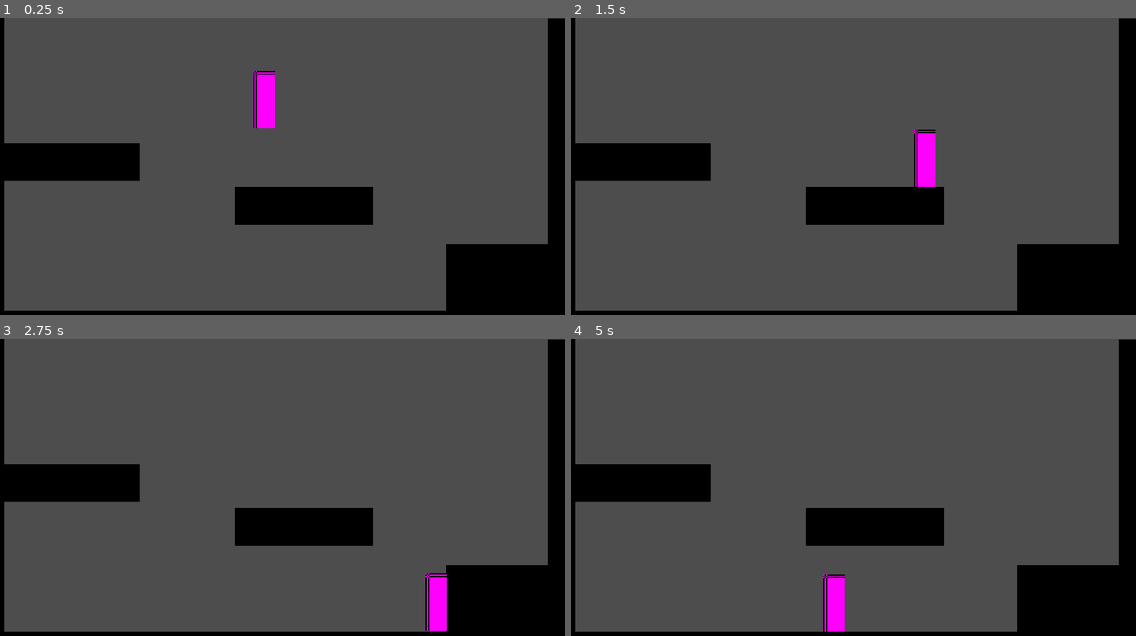
Above: before the commit, frames 1-4 (two rows, left to right).
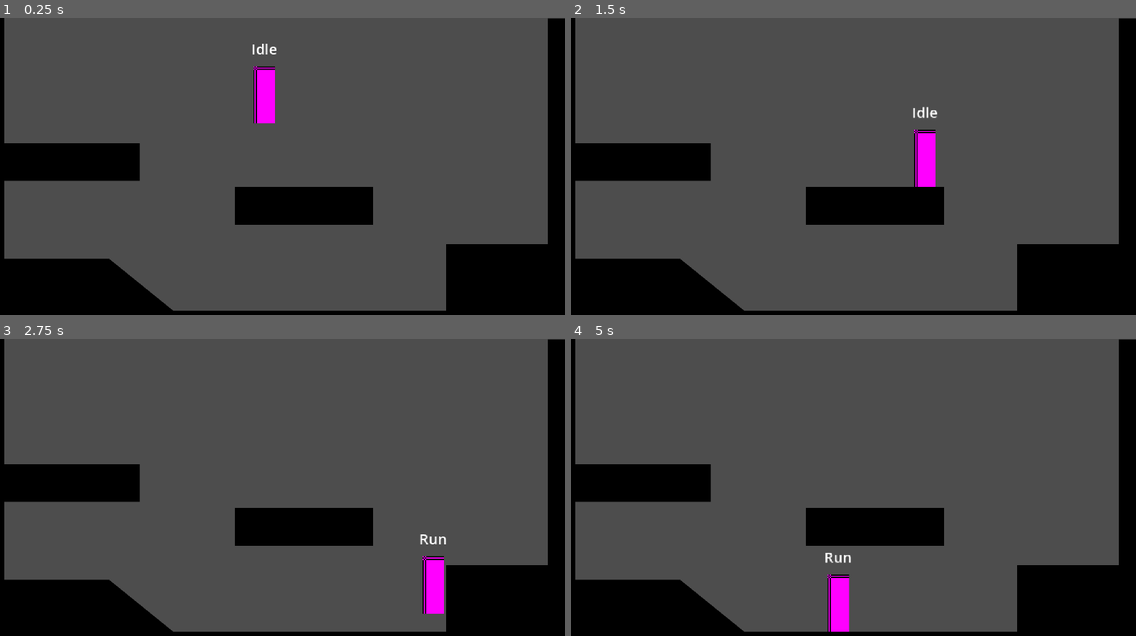
Above: after the commit, the same moments.

Repository: Wittyusername34/metroidvania-forge
Game: Godot game, scene res://Playground.tscn
Same seed, same stepped clock (60 frames per second), same inputs: the game is played once before the commit and once after it.
Inputs:
- Up to frame 1 (0.25 s): no input
- Up to frame 2 (1.5 s): hold D (right) 0.53-1.28 s; hold S (down) from 1.28 s (still down)
- Up to frame 3 (2.75 s): tap Enter at 2 s; release S (down) at 2.03 s; hold D (right) from 2.03 s (still down)
- Up to frame 4 (5 s): release D (right) at 2.78 s; hold W (up) 2.78-3.53 s; tap Space at 3.5 s; hold A (left) from 3.53 s (still down)

The runs differ from the first frame. In frame 1, 4.5% of the frame differs, in the area x 0-49%, y 8-99%; in frame 2, 4.3%; in frame 3, 5.0%, in the area x 0-80%, y 65-99%; in frame 4, 4.8%.

Commit message:
Progress :CH 01 EP 03 & 04
Progress made on the project following episodes 3 & 4 of the Metroid Vania Forge tutorial.

(Yes I'm aware that the episodes started at 00, I've already committed to this format and can't change it now.)

Diff:
--- a/Playground.tscn
+++ b/Playground.tscn
@@ -55,6 +55,16 @@
 [node name="CollisionShape2D" type="CollisionShape2D" parent="Sprite2D4/StaticBody2D"]
 shape = SubResource("RectangleShape2D_d17em")
 
+[node name="Sprite2D7" type="Sprite2D" parent="."]
+position = Vector2(51.874996, 232.00002)
+scale = Vector2(2.8671873, 1.8593746)
+texture = SubResource("GradientTexture2D_80c3a")
+
+[node name="StaticBody2D" type="StaticBody2D" parent="Sprite2D7"]
+
+[node name="CollisionShape2D" type="CollisionShape2D" parent="Sprite2D7/StaticBody2D"]
+shape = SubResource("RectangleShape2D_d17em")
+
 [node name="Sprite2D5" type="Sprite2D" parent="."]
 position = Vector2(261.125, 157.875)
 scale = Vector2(3.6171873, 0.9921873)
@@ -63,6 +73,17 @@
 [node name="StaticBody2D" type="StaticBody2D" parent="Sprite2D5"]
 
 [node name="CollisionShape2D" type="CollisionShape2D" parent="Sprite2D5/StaticBody2D"]
+shape = SubResource("RectangleShape2D_d17em")
+
+[node name="Sprite2D8" type="Sprite2D" parent="."]
+position = Vector2(115.92121, 242.93607)
+rotation = 0.68179107
+scale = Vector2(2.4733849, 1.2668363)
+texture = SubResource("GradientTexture2D_80c3a")
+
+[node name="StaticBody2D" type="StaticBody2D" parent="Sprite2D8"]
+
+[node name="CollisionShape2D" type="CollisionShape2D" parent="Sprite2D8/StaticBody2D"]
 shape = SubResource("RectangleShape2D_d17em")
 
 [node name="Sprite2D6" type="Sprite2D" parent="."]
--- a/player/player.tscn
+++ b/player/player.tscn
@@ -1,6 +1,8 @@
-[gd_scene load_steps=4 format=3 uid="uid://cfa3xni5hj64u"]
+[gd_scene load_steps=6 format=3 uid="uid://cfa3xni5hj64u"]
 
 [ext_resource type="Script" uid="uid://dtbosehmi0bt2" path="res://player/scripts/player.gd" id="1_oul6g"]
+[ext_resource type="Script" uid="uid://55xw6dqq6fdy" path="res://player/states/idle.gd" id="2_g1dw6"]
+[ext_resource type="Script" uid="uid://bf7jfqcnd41dc" path="res://player/states/run.gd" id="3_g1dw6"]
 
 [sub_resource type="PlaceholderTexture2D" id="PlaceholderTexture2D_kqu6x"]
 size = Vector2(18, 48)
@@ -11,6 +13,16 @@
 [node name="Player" type="CharacterBody2D"]
 script = ExtResource("1_oul6g")
 
+[node name="States" type="Node" parent="."]
+
+[node name="Idle" type="Node" parent="States"]
+unique_name_in_owner = true
+script = ExtResource("2_g1dw6")
+
+[node name="Run" type="Node" parent="States"]
+unique_name_in_owner = true
+script = ExtResource("3_g1dw6")
+
 [node name="Sprite2D" type="Sprite2D" parent="."]
 position = Vector2(0, -24)
 texture = SubResource("PlaceholderTexture2D_kqu6x")
@@ -19,3 +31,12 @@
 position = Vector2(0, -23)
 shape = SubResource("RectangleShape2D_oul6g")
 debug_color = Color(0, 0.6, 0.69803923, 0.24313726)
+
+[node name="Label" type="Label" parent="."]
+offset_left = -29.0
+offset_top = -71.0
+offset_right = 29.0
+offset_bottom = -48.0
+theme_override_font_sizes/font_size = 12
+text = "label"
+horizontal_alignment = 1
--- a/player/scripts/player.gd
+++ b/player/scripts/player.gd
@@ -1,19 +1,94 @@
 class_name Player extends CharacterBody2D
 
+#region /// Export Variables
+@export var move_speed : float = 100
+#endregion
+
+#region /// State Machine Variables
+var states : Array[ PlayerState ]
+var current_state : PlayerState :
+	get : return states.front()
+var previous_state : PlayerState :
+	get : return states[ 1 ]
+#endregion
+
+#region /// Standard Variables
+var direction : Vector2 = Vector2.ZERO
+var gravity : float = 980
+#endregion
+
+
+
+func  _ready() -> void:
+	initialize_states()
+	pass
+
+
+
+func _unhandled_input( event: InputEvent ) -> void:
+	change_state( current_state.handle_input( event ) )
+	pass
 
 
 
 func _process( _delta: float ) -> void:
-
+	update_direction()
+	change_state( current_state.process( _delta ) )
 	pass
 
 
+
 func _physics_process( _delta: float ) -> void:
-	velocity.x = 0
-	if Input.is_action_pressed( "left" ):
-		velocity.x = -100
-	elif Input.is_action_pressed( "right" ):
-		velocity.x = 100
-	velocity.y = velocity.y + 980 * _delta
 	move_and_slide()
+	velocity.y += gravity * _delta
+	change_state( current_state.physics_process( _delta ) )
 	pass
+
+
+
+func initialize_states() -> void:
+	states = []
+	for c in $States.get_children():
+		if c is PlayerState:
+			states.append( c )
+			c.player = self
+		pass
+
+	if states.size() == 0:
+		return
+
+	for state in states:
+		state.init()
+
+	change_state( current_state )
+	current_state.enter()
+	$Label.text = current_state.name
+	pass
+
+
+
+func change_state( new_state : PlayerState ) -> void:
+	if new_state == null:
+		return
+	elif new_state == current_state:
+		return
+
+	if current_state:
+		current_state.exit()
+
+	states.push_front( new_state )
+	current_state.enter()
+
+	states.resize( 3 )
+	$Label.text = current_state.name
+	pass
+
+
+
+func update_direction() -> void:
+	#var prev_direction : Vector2 = direction
+	var x_axis = Input.get_axis( "left", "right" )
+	var y_axis = Input.get_axis( "up", "down" )
+	direction = Vector2( x_axis, y_axis )
+	#do more stuff?
+	pass
--- /dev/null
+++ b/player/states/00_player_state.gd
@@ -0,0 +1,40 @@
+@icon( "res://player/states/state.svg" )
+class_name PlayerState extends Node
+
+var player : Player
+var next_state : PlayerState
+
+#region /// state references
+@onready var idle: PlayerStateIdle = %Idle
+@onready var run: PlayerStateRun = %Run
+#endregion
+
+
+# what happens when this state is initialized?
+func init() -> void:
+	pass
+
+
+# What happens when we enter this state?
+func enter() -> void:
+	pass
+
+
+# What happens when we enter this state?
+func exit() -> void:
+	pass
+
+
+# what happens when an input is pressed?
+func handle_input( _event : InputEvent ) -> PlayerState:
+	return next_state
+
+
+#what happens each process tick in this state?
+func process( _delta: float ) -> PlayerState:
+	return next_state
+
+
+#what happens each physics_process tick in this state?
+func physics_process( _delta: float ) -> PlayerState:
+	return next_state
--- /dev/null
+++ b/player/states/idle.gd
@@ -0,0 +1,36 @@
+class_name PlayerStateIdle extends PlayerState
+
+
+# what happens when this state is initialized?
+func init() -> void:
+	pass
+
+
+# What happens when we enter this state?
+func enter() -> void:
+	#Play animation
+	pass
+
+
+# What happens when we enter this state?
+func exit() -> void:
+	pass
+
+
+# what happens when an input is pressed?
+func handle_input( _event : InputEvent ) -> PlayerState:
+	#handle input, duh
+	return next_state
+
+
+#what happens each process tick in this state?
+func process( _delta: float ) -> PlayerState:
+	if player.direction.x != 0:
+		return run
+	return next_state
+
+
+#what happens each physics_process tick in this state?
+func physics_process( _delta: float ) -> PlayerState:
+	player.velocity.x = 0
+	return next_state
--- /dev/null
+++ b/player/states/run.gd
@@ -0,0 +1,37 @@
+class_name PlayerStateRun extends PlayerState
+
+
+
+# what happens when this state is initialized?
+func init() -> void:
+	pass
+
+
+# What happens when we enter this state?
+func enter() -> void:
+	#Play the animation gronk!
+	pass
+
+
+# What happens when we enter this state?
+func exit() -> void:
+	pass
+
+
+# what happens when an input is pressed?
+func handle_input( _event : InputEvent ) -> PlayerState:
+	#handle ya input
+	return next_state
+
+
+#what happens each process tick in this state?
+func process( _delta: float ) -> PlayerState:
+	if player.direction.x == 0:
+		return idle
+	return next_state
+
+
+#what happens each physics_process tick in this state?
+func physics_process( _delta: float ) -> PlayerState:
+	player.velocity.x = player.direction.x * player.move_speed
+	return next_state
--- /dev/null
+++ b/player/states/state.svg
@@ -0,0 +1,15 @@
+<svg width="16" height="16" viewBox="0 0 16 16" fill="none" xmlns="http://www.w3.org/2000/svg">
+<g clip-path="url(#clip0_3311_68)">
+<circle cx="8" cy="8" r="8" fill="#505050"/>
+<circle cx="8" cy="8" r="5" fill="#FF4A4A"/>
+<path d="M6 1V6H1L6 1Z" fill="#E5E5E5"/>
+<path d="M16 11V16H11L16 11Z" fill="#FF4A4A"/>
+<path d="M5 4L1 0H0V1L4 5L5 4Z" fill="#E5E5E5"/>
+<path d="M11 10L10 11L14 15L15 14L11 10Z" fill="#FF4A4A"/>
+</g>
+<defs>
+<clipPath id="clip0_3311_68">
+<rect width="16" height="16" fill="white"/>
+</clipPath>
+</defs>
+</svg>
--- a/project.godot
+++ b/project.godot
@@ -29,24 +29,28 @@
 "deadzone": 0.2,
 "events": [Object(InputEventKey,"resource_local_to_scene":false,"resource_name":"","device":-1,"window_id":0,"alt_press …(191 unchanged characters)…
 , Object(InputEventJoypadMotion,"resource_local_to_scene":false,"resource_name":"","device":-1,"axis":0,"axis_value":-1.0,"script":null)
+, Object(InputEventJoypadButton,"resource_local_to_scene":false,"resource_name":"","device":-1,"button_index":13,"pressure":0.0,"pressed":true,"script":null)
 ]
 }
 right={
 "deadzone": 0.2,
 "events": [Object(InputEventKey,"resource_local_to_scene":false,"resource_name":"","device":-1,"window_id":0,"alt_press …(192 unchanged characters)…
 , Object(InputEventJoypadMotion,"resource_local_to_scene":false,"resource_name":"","device":-1,"axis":0,"axis_value":1.0,"script":null)
+, Object(InputEventJoypadButton,"resource_local_to_scene":false,"resource_name":"","device":-1,"button_index":14,"pressure":0.0,"pressed":true,"script":null)
 ]
 }
 up={
 "deadzone": 0.2,
 "events": [Object(InputEventKey,"resource_local_to_scene":false,"resource_name":"","device":-1,"window_id":0,"alt_press …(192 unchanged characters)…
 , Object(InputEventJoypadMotion,"resource_local_to_scene":false,"resource_name":"","device":-1,"axis":1,"axis_value":-1.0,"script":null)
+, Object(InputEventJoypadButton,"resource_local_to_scene":false,"resource_name":"","device":-1,"button_index":11,"pressure":0.0,"pressed":true,"script":null)
 ]
 }
 down={
 "deadzone": 0.2,
 "events": [Object(InputEventKey,"resource_local_to_scene":false,"resource_name":"","device":-1,"window_id":0,"alt_press …(192 unchanged characters)…
 , Object(InputEventJoypadMotion,"resource_local_to_scene":false,"resource_name":"","device":-1,"axis":1,"axis_value":1.0,"script":null)
+, Object(InputEventJoypadButton,"resource_local_to_scene":false,"resource_name":"","device":-1,"button_index":12,"pressure":0.0,"pressed":true,"script":null)
 ]
 }
 jump={
Not shown, added: player/states/00_player_state.gd.uid
Not shown, added: player/states/idle.gd.uid
Not shown, added: player/states/run.gd.uid
Not shown, added: player/states/state.svg.import
